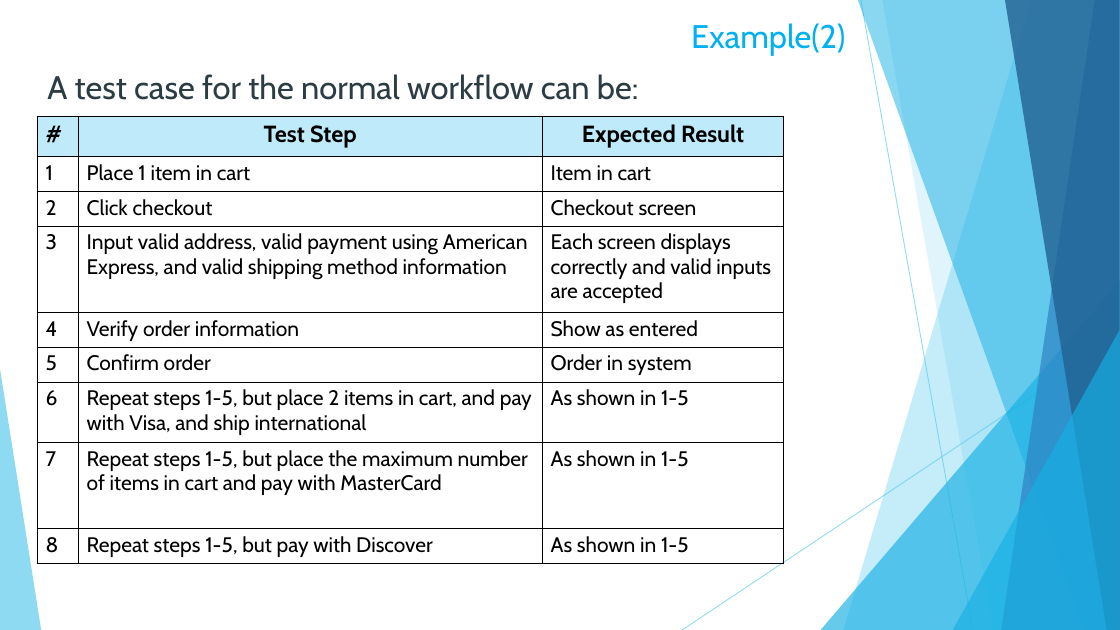
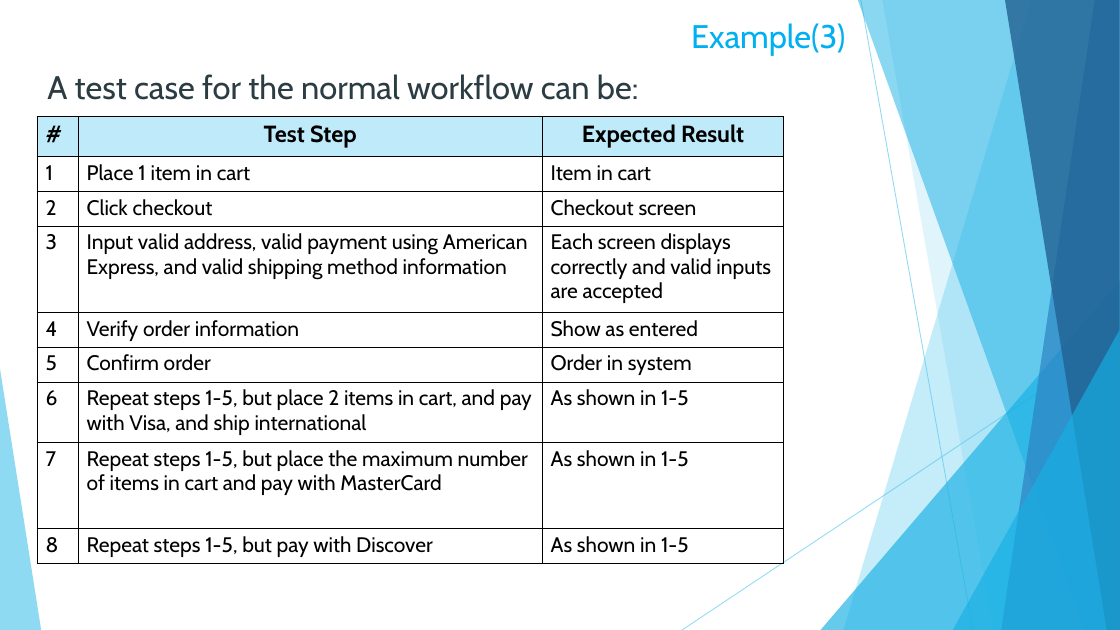
Before and after one commit to plamenti/Telerik2015, a slide deck: slide 6 of 04.TestLevelsAndTypes/Suitability.pptx (slide 5 before the commit). Drawn at 1120x630 pixels with LibreOffice and Linux fonts; fonts in the diff are those of the drawing. Boxes give left, top, right and bottom in pixels: in the first picture for what was removed or moved away, otherwise in the second. Text is boxed around its words. In the diff, an @@ line names an element or a change of style, - is before the commit and + after.

```diff
--- a/04.TestLevelsAndTypes/Suitability.pptx
+++ b/04.TestLevelsAndTypes/Suitability.pptx
@@ text at [691, 23, 845, 56]: text changed @@
-Example(2)
+Example(3)
```
Also in this commit, not shown: 1 other slide changed, 1 slide added.
